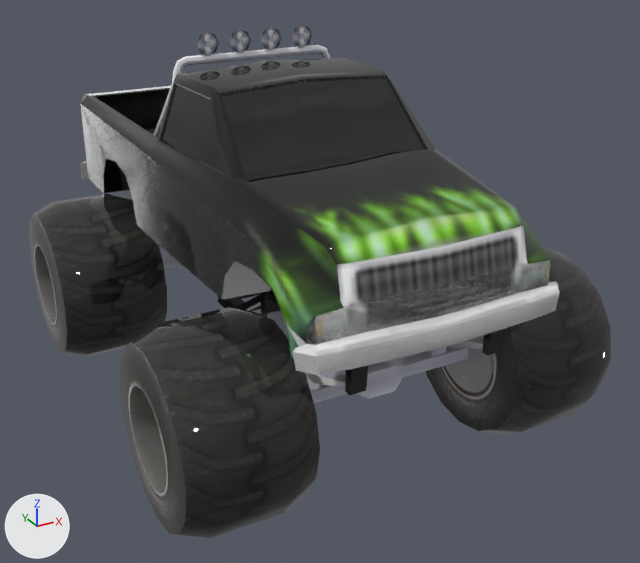
Before and after pictures for a commit that changed the FBX model applications/media/monsterTruck.fbx.
Camera for both pictures: a camera (50 mm lens) standing at (-2.52, -5.19, 3.22) and looking at (0.14, -0.37, 0.81). Every picture has the same lights, and +X, +Y and +Z are marked at lower left. Where no turn or scale is listed for an object, it has been applied to the vertices.

Objects in the first picture: 'ConvexHull_Hidden_00', 'ConvexHull_Hidden_01', 'ConvexHull_Hidden_04', 'FR_spring', 'car_body', 'fl_tire', 'fr_tire', 'front_axle', 'rr_tire'.
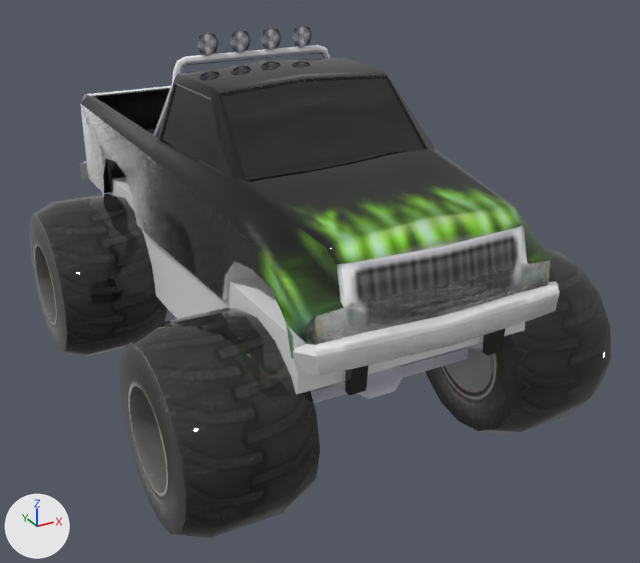
Commit message: tuning monster truck parameters (WIP)

Boxes [x1, y1, x2, y2] around the edits, measured in the pictures (640 x 563 px):
'ConvexHull_Hidden_05.001', added
    after: [102, 177, 525, 395]

What changed in the scene script:
```text
Add me_mesh_023:
    me_mesh_023.from_pydata([(-0.73, -1.69, 0.34), (0.73, -1.69, 0.34), (-0.73, 1.69, 0.34), (0.73, 1.69, 0.34), (-0.73, -1.69, 0.64), (0.73, -1.69, 0.64), (-0.73, 1.69, 0.64), (0.73, 1.69, 0.64), (-0.73, 0.79, 0.0), (0.73, 0.79, 0.0), (-0.73, -1.19, 0.0), (0.73, -1.19, 0.0)], [], [(10, 11, 1), (1, 0, 10), (4, 5, 7), (7, 6, 4), (0, 1, 5), (5, 4, 0), (9, 3, 7), (11, 9, 7), (1, 11, 7), (1, 7, 5), (3, 2, 6), (6, 7, 3), (10, 0, 4), (8, 10, 4), (2, 8, 4), (2, 4, 6), (2, 3, 9), (9, 8, 2), (8, 9, 11), (11, 10, 8)])
Add ob_convexhull_hidden_05_001:
    ob_convexhull_hidden_05_001 = bpy.data.objects.new('ConvexHull_Hidden_05.001', me_mesh_023)
    ob_convexhull_hidden_05_001.location = (-0.033, -0.079, 0.579)
```
